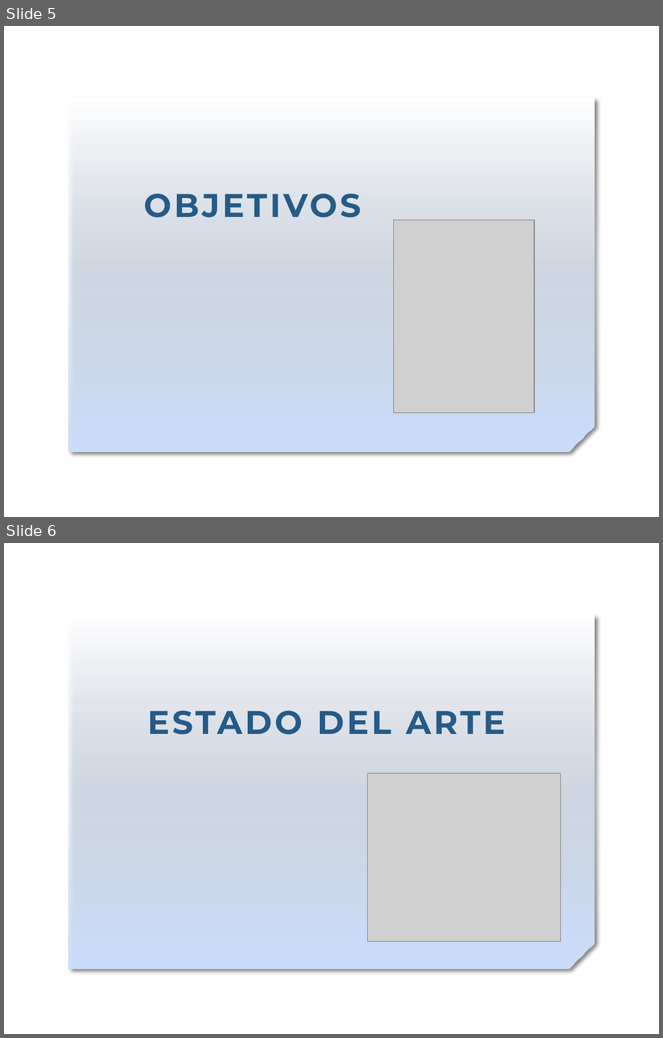
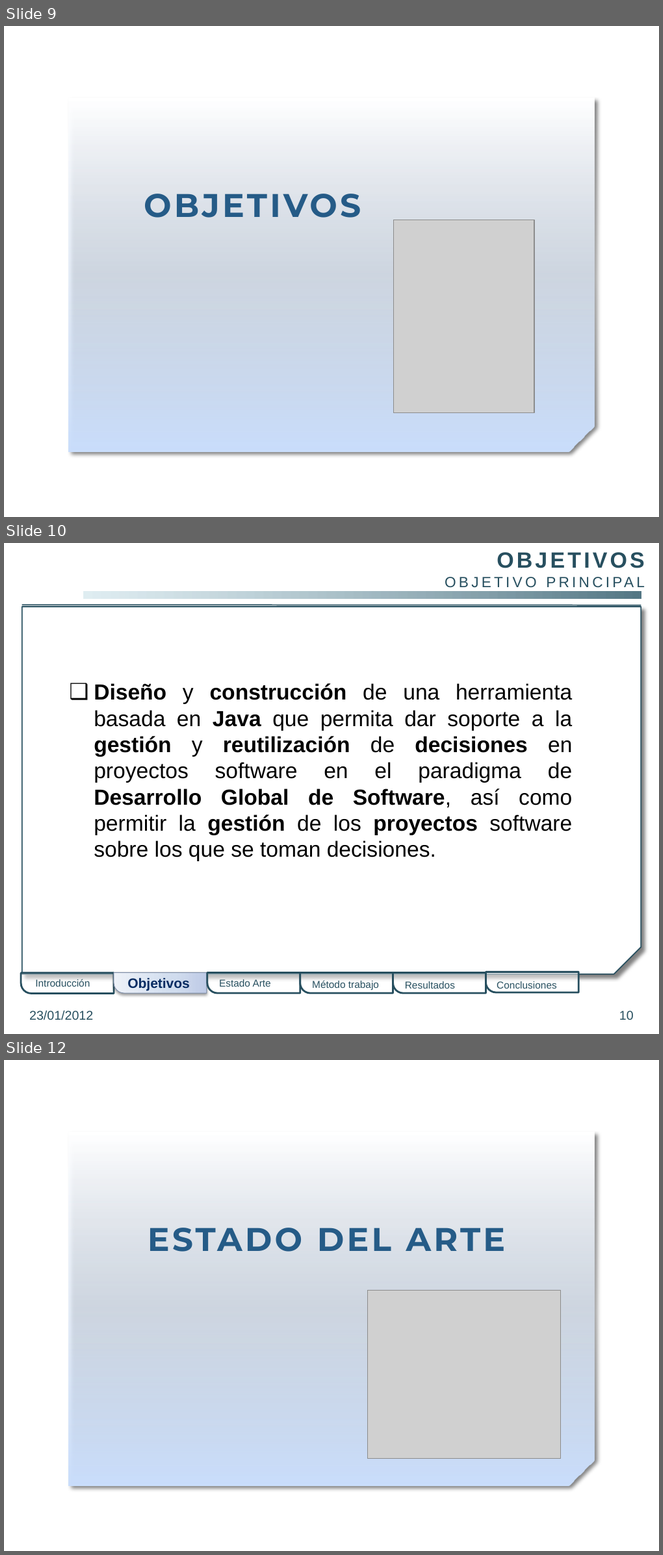
Before and after one commit to gangadhar001/repo-pfc, a slide deck: PFC/Presentacion/PresentacionPFC.pptx. Shown one above the other, each under a label of ours: slides 5 and 6 before the commit, slides 9, 10 and 12 after it; the slides between them are not shown. The pictures are 663x1038 and 663x1555 pixels, drawn with LibreOffice and Linux fonts; fonts in the diff are those of the drawing; grey boxes stand for pictures; background and template pictures are left out. Boxes give left, top, right and bottom in pixels: in the first picture for what was removed or moved away, otherwise in the second. Text is boxed around its words. In the diff, an @@ line names an element or a change of style, - is before the commit and + after.

Commit message:
Escrito hasta estado del arte

```diff
--- a/PFC/Presentacion/PresentacionPFC.pptx
+++ b/PFC/Presentacion/PresentacionPFC.pptx
@@ slide 10 added at [4, 543, 659, 1034], background picture (left out) @@
@@ text added at [497, 552, 645, 568], 16.2 pt, text #274F5F @@
+OBJETIVOS
+OBJETIVO PRINCIPAL
@@ rectangle added at [84, 592, 641, 599], fill gradient #D0E5EC to #547785 @@
@@ snip rect added at [22, 607, 642, 974], fill #FFFFFF, outline #274F5F 1.25 pt @@
@@ line added from (22, 605) to (641, 605), #274F5F 1.25 pt @@
@@ text added at [94, 683, 572, 861], 24 pt, text #000000 @@
+❑ Diseño y construcción de una herramienta basada en Java que permita dar soporte a la gestión y reutilización de decisiones en proyectos software en el paradigma de Desarrollo Global de Software, así como permitir la gestión de los proyectos software sobre los que se toman decisiones.
@@ round rect added at [21, 973, 114, 993], fill #FFFFFF at 50% opacity, outline #274F5F 2 pt @@
@@ text added at [35, 979, 90, 987], 11 pt, text #274F5F @@
+Introducción
@@ round rect added at [114, 973, 207, 993], fill gradient #BFCDE7 to #D2DBED to #EDF1F9, outline #7B8CA6 0.75 pt @@
@@ text added at [128, 979, 190, 991], 15 pt, text #072C62, bold @@
+Objetivos
@@ round rect added at [207, 973, 300, 993], fill #FFFFFF at 50% opacity, outline #274F5F 2 pt @@
@@ text added at [219, 979, 271, 987], 11 pt, text #274F5F @@
+Estado Arte
@@ round rect added at [300, 973, 393, 993], fill #FFFFFF at 50% opacity, outline #274F5F 2 pt @@
@@ text added at [312, 980, 379, 990], 11 pt, text #274F5F @@
+Método trabajo
@@ round rect added at [393, 973, 486, 993], fill #FFFFFF at 50% opacity, outline #274F5F 2 pt @@
@@ text added at [405, 982, 455, 989], 11 pt, text #274F5F @@
+Resultados
@@ round rect added at [486, 973, 579, 993], fill #FFFFFF at 50% opacity, outline #274F5F 2 pt @@
@@ text added at [497, 982, 557, 989], 11 pt, text #274F5F @@
+Conclusiones
@@ text added at [29, 1010, 93, 1021], 14 pt, text #274F5F @@
+23/01/2012
@@ page number added at [620, 1011, 634, 1020], 14 pt, text #274F5F @@
+10
@@ what was slide 5 is now slide 9 @@
@@ what was slide 6 is now slide 12 @@
```
Also in this commit, not shown: 2 slides changed, 10 other slides added.
